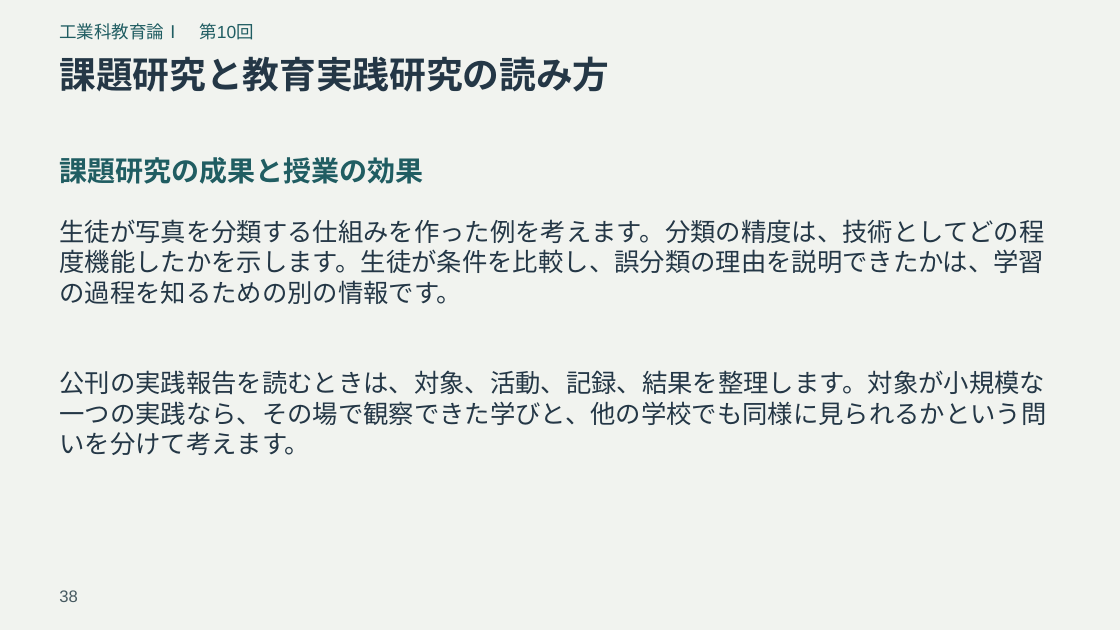
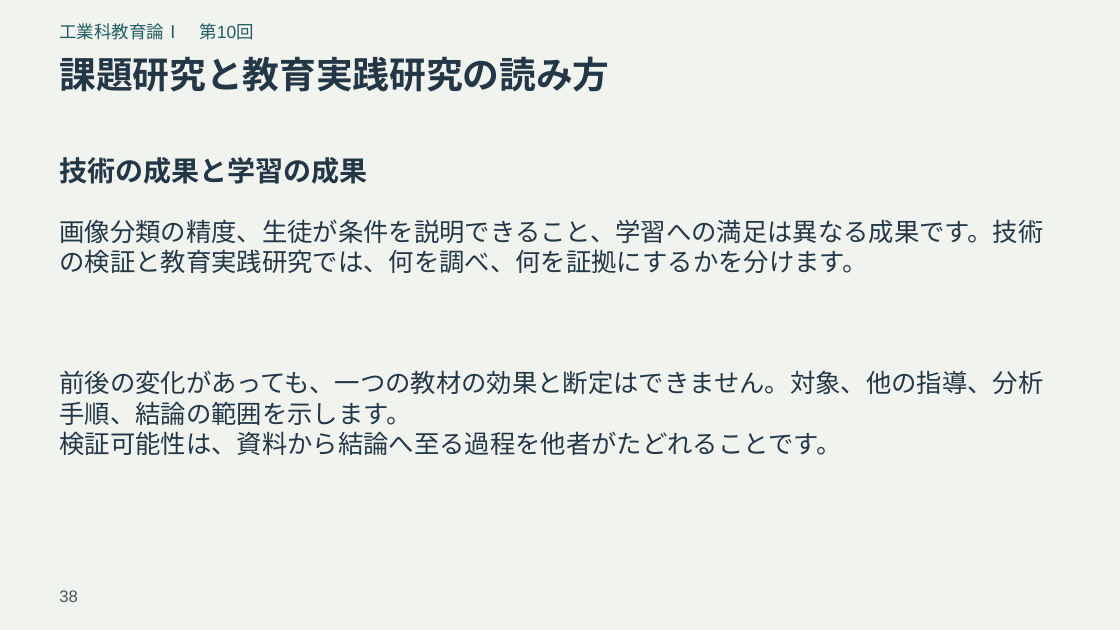
Before and after one commit to zooc-14calbp/industrial-education-i, a slide deck: slide 38 of reorganized/20261105/expanded/slides.pptx. Drawn at 1120x630 pixels with LibreOffice and Linux fonts; fonts in the diff are those of the drawing. Boxes give left, top, right and bottom in pixels: in the first picture for what was removed or moved away, otherwise in the second. Text is boxed around its words. In the diff, an @@ line names an element or a change of style, - is before the commit and + after.

```diff
--- a/reorganized/20261105/expanded/slides.pptx
+++ b/reorganized/20261105/expanded/slides.pptx
@@ text at <box>59,157,367,184</box>: text changed; text colour #205D62 to #243746 @@
-課題研究の成果と授業の効果
+技術の成果と学習の成果
@@ text at <box>59,219,1043,273</box>: text changed @@
-生徒が写真を分類する仕組みを作った例を考えます。分類の精度は、技術としてどの程度機能したかを示します。生徒が条件を比較し、誤分類の理由を説明できたかは、学習の過程を知るための別の情報です。
+画像分類の精度、生徒が条件を説明できること、学習への満足は異なる成果です。技術の検証と教育実践研究では、何を調べ、何を証拠にするかを分けます。
@@ text at <box>59,370,1043,455</box>: text changed @@
-公刊の実践報告を読むときは、対象、活動、記録、結果を整理します。対象が小規模な一つの実践なら、その場で観察できた学びと、他の学校でも同様に見られるかという問いを分けて考えます。
+前後の変化があっても、一つの教材の効果と断定はできません。対象、他の指導、分析手順、結論の範囲を示します。
+検証可能性は、資料から結論へ至る過程を他者がたどれることです。
```
Also in this commit, not shown: 47 other slides changed, 10 other files.
